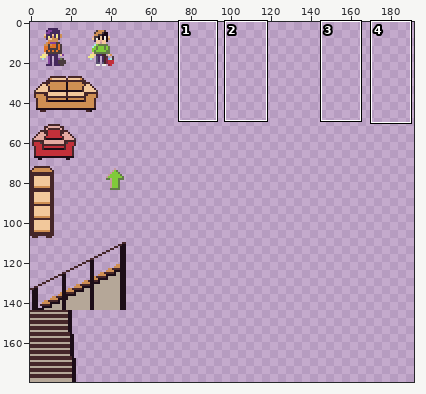
Two versions of one sprite sheet, game/assets/sprite.png. Above: a wide view before the commit, with the close-up outlined.
Close-up. As it was:
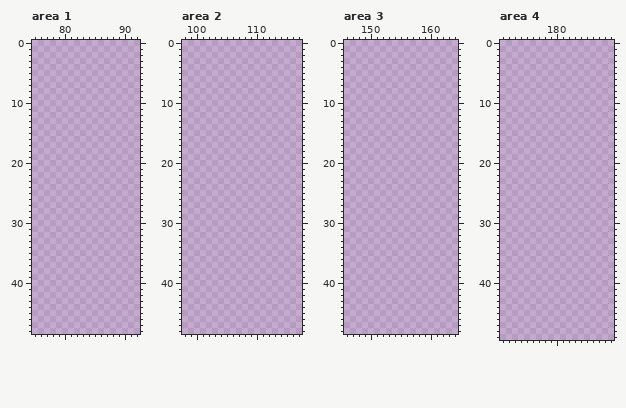
The file is 320x180 pixels. Shown: area 1: x 75..92, y 0..48; area 2: x 98..117, y 0..48; area 3: x 146..164, y 0..48; area 4: x 171..189, y 0..49. The wide view leaves out empty margins. The commit also changed other parts of the picture, which this record leaves out.
Once edited:
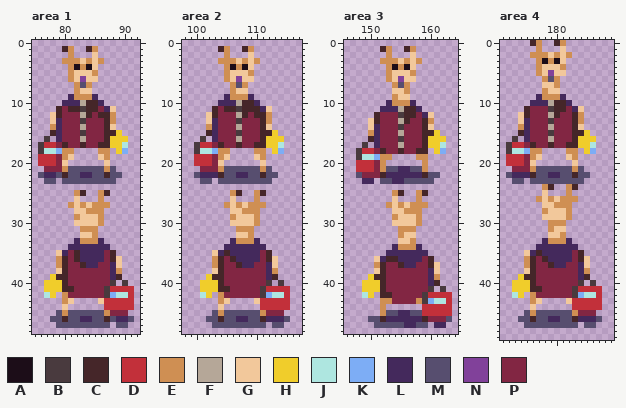
Palette (. is transparent): A #1c0d18  B #493a3e  C #452629  D #c2303a  E #cf8f53  F #b5a798  G #f2c89b  H #f0cd2b  J #aee6e0  K #7dadf5  L #44295c  M #574e6f  N #81419a  P #822643
Changes in this commit:
--- area 1
@@ x 75..92 @@
  0 ..................
- 1 ..................
- 2 ..................
- 3 ..................
- 4 ..................
- 5 ..................
- 6 ..................
- 7 ..................
- 8 ..................
- 9 ..................
-10 ..................
-11 ..................
-12 ..................
-13 ..................
-14 ..................
-15 ..................
-16 ..................
-17 ..................
-18 ..................
-19 ..................
-20 ..................
-21 ..................
-22 ..................
-23 ..................
+ 1 .....CE..CE.......
+ 2 ......E...G.......
+ 3 .....EEEGEGE......
+ 4 ......EAEAG.......
+ 5 ......EGGGE.......
+ 6 ......EGNGG.......
+ 7 .......EME........
+ 8 .......EGG........
+ 9 ......LEEEL.......
+10 .....LLLFCCL......
+11 ....CPCCBCCPLG....
+12 ...GCPPPFCPCCE....
+13 ...GLPPPBPPPCE....
+14 ...ELPPPFPPPCG....
+15 ...CLPPPBPPPCCH...
+16 ..B.LPPPFPPPCHHH..
+17 .BDDPCPPCPPCCHHJ..
+18 .BJJKEE....EE.HK..
+19 .DDDPEG....GE.....
+20 .DDDPG......G.....
+21 ..PPPEMMMMMMEM....
+22 .MLLMCMMLLMMCMM...
+23 ..MM.MMMMMMMMM....
 24 ..................
-25 ..................
-26 ..................
-27 ..................
-28 ..................
-29 ..................
-30 ..................
-31 ..................
-32 ..................
-33 ..................
-34 ..................
-35 ..................
-36 ..................
-37 ..................
-38 ..................
-39 ..................
-40 ..................
-41 ..................
-42 ..................
-43 ..................
-44 ..................
-45 ..................
-46 ..................
-47 ..................
+25 .......EC..EC.....
+26 .......G...E......
+27 ......EGEGEEE.....
+28 .......GGEEE......
+29 .......EGGGE......
+30 .......GGGGE......
+31 ........EEE.......
+32 ........GGE.......
+33 .......LEEEL......
+34 ......LLLLLLL.....
+35 ....GLPCLLLLPC....
+36 ....ECPCLLLLPCG...
+37 ....ECPPCLLPPLG...
+38 ....GCPPPPPPPLE...
+39 ...HCCPPPPPPPLC...
+40 ..HHHCPPPPPPPB.B..
+41 ..HHHCCPPPPPBDDDD.
+42 ..JH.EPPPPPPBKJJD.
+43 .....EG....GDDDDD.
+44 .....G......DDDDD.
+45 ....MEMMMMMMEPPP..
+46 ...MMCMMLLMMCMLLM.
+47 ....MMMMMMMMM.MM..
 48 ..................
--- area 2
@@ x 98..117 @@
  0 ....................
- 1 ....................
- 2 ....................
- 3 ....................
- 4 ....................
- 5 ....................
- 6 ....................
- 7 ....................
- 8 ....................
- 9 ....................
-10 ....................
-11 ....................
-12 ....................
-13 ....................
-14 ....................
-15 ....................
-16 ....................
-17 ....................
-18 ....................
-19 ....................
-20 ....................
-21 ....................
-22 ....................
-23 ....................
+ 1 ......CE..CE........
+ 2 .......E...G........
+ 3 ......EEEGEGE.......
+ 4 .......EAEAG........
+ 5 .......EGGGE........
+ 6 .......EGNGG........
+ 7 ........EME.........
+ 8 ........EGG.........
+ 9 .......LEEEL........
+10 ......LLLFCCL.......
+11 .....CPCCBCCCLG.....
+12 ....GCPPPFCPCCE.....
+13 ....GLPPPBPPPCE.....
+14 ....ELPPPFPPPCG.....
+15 ....CLPPPBPPPCCH....
+16 ...B.LPPPFPPPCHHH...
+17 ..BDDPCPPCPPCCHHJ...
+18 ..BJJKEE....EE.HK...
+19 ..DDDPEG....GE......
+20 ..DDDPG......G......
+21 ...PPPEMMMMMMEM.....
+22 ..MLLLCMMLLMMCMM....
+23 ...MM.MMMMMMMMM.....
 24 ....................
-25 ....................
-26 ....................
-27 ....................
-28 ....................
-29 ....................
-30 ....................
-31 ....................
-32 ....................
-33 ....................
-34 ....................
-35 ....................
-36 ....................
-37 ....................
-38 ....................
-39 ....................
-40 ....................
-41 ....................
-42 ....................
-43 ....................
-44 ....................
-45 ....................
-46 ....................
-47 ....................
+25 ........EC..EC......
+26 ........G...E.......
+27 .......EGEGEEE......
+28 ........GGEEE.......
+29 ........EGGGE.......
+30 ........GGGGE.......
+31 .........EEE........
+32 .........GGE........
+33 ........LEEEL.......
+34 .......LLLLLLL......
+35 .....GLCLLLLLPC.....
+36 .....ECPCLLLLPCG....
+37 .....ECPPCLLPPLG....
+38 .....GCPPPPPPPLE....
+39 ....HCCPPPPPPPLC....
+40 ...HHHCPPPPPPPB.B...
+41 ...HHHCCPPPPPBDDDD..
+42 ...JH.EPPPPPPBKJJD..
+43 ......EG....GDDDDD..
+44 ......G......DDDDD..
+45 .....MEMMMMMMEPPP...
+46 ....MMCMMLLMMCLLLM..
+47 .....MMMMMMMMM.MM...
 48 ....................
--- area 3
@@ x 146..164 @@
  0 ...................
- 1 ...................
- 2 ...................
- 3 ...................
- 4 ...................
- 5 ...................
- 6 ...................
- 7 ...................
- 8 ...................
- 9 ...................
-10 ...................
-11 ...................
-12 ...................
-13 ...................
-14 ...................
-15 ...................
-16 ...................
-17 ...................
-18 ...................
-19 ...................
-20 ...................
-21 ...................
-22 ...................
-23 ...................
+ 1 ......CE..CE.......
+ 2 .......E...G.......
+ 3 ......EEEGEGE......
+ 4 .......EAEAG.......
+ 5 .......EGGGE.......
+ 6 .......EGNGG.......
+ 7 ........EME........
+ 8 ........GGE........
+ 9 ........EGG........
+10 .......LEEEL.......
+11 ......LLLFCCL......
+12 .....CPPPBCCPLG....
+13 ....GCPPPFCPPCE....
+14 ....GLPPPBPPPCG....
+15 ....ELPPPFPPPCCH...
+16 ....CLPPPBPPPCHHH..
+17 ...B.LPPPFPPPCHHJ..
+18 ..BDDPCPPCPPCC.HK..
+19 ..BJJKEE....EE.....
+20 ..DDDPE......E.....
+21 ..DDDPEMMLLMME.....
+22 ..MPPPCLLLLLLCMM...
+23 ...LL.MMLLMMMMM....
 24 ...................
-25 ...................
-26 ...................
-27 ...................
-28 ...................
-29 ...................
-30 ...................
-31 ...................
-32 ...................
-33 ...................
-34 ...................
-35 ...................
-36 ...................
-37 ...................
-38 ...................
-39 ...................
-40 ...................
-41 ...................
-42 ...................
-43 ...................
-44 ...................
-45 ...................
-46 ...................
-47 ...................
+25 ........EC..EC.....
+26 ........G...E......
+27 .......EGEGEEE.....
+28 ........GGEEE......
+29 ........EGGGE......
+30 ........GGGGE......
+31 .........EEE.......
+32 .........EGG.......
+33 .........GGE.......
+34 ........LEEEL......
+35 .......LLLLLLL.....
+36 .....GLCCLLLLPC....
+37 .....ECPPCLLPPCG...
+38 .....GCPPPPPPPLG...
+39 ....HCCPPPPPPPLE...
+40 ...HHHCPPPPPPPLC...
+41 ...HHHCPPPPPPPB.B..
+42 ...JH.CCPPPPPBDDDD.
+43 ......EEPPPPEBKJJD.
+44 ......E......DDDDD.
+45 ......EMMLLMMDDDDD.
+46 ....MMCLLLLLLCPPPM.
+47 .....MMMMMLLMM.LL..
 48 ...................
--- area 4
@@ x 171..189 @@
- 0 ...................
- 1 ...................
- 2 ...................
- 3 ...................
- 4 ...................
- 5 ...................
- 6 ...................
- 7 ...................
- 8 ...................
- 9 ...................
-10 ...................
-11 ...................
-12 ...................
-13 ...................
-14 ...................
-15 ...................
-16 ...................
-17 ...................
-18 ...................
-19 ...................
-20 ...................
-21 ...................
-22 ...................
-23 ...................
-24 ...................
-25 ...................
-26 ...................
-27 ...................
-28 ...................
-29 ...................
-30 ...................
-31 ...................
-32 ...................
-33 ...................
-34 ...................
-35 ...................
-36 ...................
-37 ...................
-38 ...................
-39 ...................
-40 ...................
-41 ...................
-42 ...................
-43 ...................
-44 ...................
-45 ...................
-46 ...................
-47 ...................
+ 0 .....CE..CE........
+ 1 ......E...G........
+ 2 .....EEEGEGE.......
+ 3 ......EAEAG........
+ 4 ......EGGGE........
+ 5 ......EGNGG........
+ 6 .......EME.........
+ 7 .......GGE.........
+ 8 .......EGG.........
+ 9 ......LEEEL........
+10 .....LLLFCCL.......
+11 ....CPPPBCCPLG.....
+12 ...GCPPPFCPPCE.....
+13 ...GLPPPBPPPCE.....
+14 ...ELPPPFPPPCG.....
+15 ...CLPPPBPPPCCH....
+16 ..B.LPPPFPPPCHHH...
+17 .BDDPCPPCPPCCHHJ...
+18 .BJJKEE....EE.HK...
+19 .DDDPEG....GE......
+20 .DDDPG......G......
+21 ..PPPEMMMMMMEM.....
+22 .MLLLCMMLLMMCMM....
+23 ..MM.MMMMMMMMM.....
+24 .......EC..EC......
+25 .......G...E.......
+26 ......EGEGEEE......
+27 .......GGEEE.......
+28 .......EGGGE.......
+29 .......GGGGE.......
+30 ........EEE........
+31 ........EGG........
+32 ........GGE........
+33 .......LEEEL.......
+34 ......LLLLLLL......
+35 ....GLCLLLLLPC.....
+36 ....ECPCLLLLPCG....
+37 ....ECPPCLLPPLG....
+38 ....GCPPPPPPPLE....
+39 ...HCCPPPPPPPLC....
+40 ..HHHCPPPPPPPB.B...
+41 ..HHHCCPPPPPBDDDD..
+42 ..JH.EPPPPPPBKJJD..
+43 .....EG....GDDDDD..
+44 .....G......DDDDD..
+45 ....MEMMMMMMEPPP...
+46 ...MMCMMLLMMCLLLM..
+47 ....MMMMMMMMM.MM...
 48 ...................
